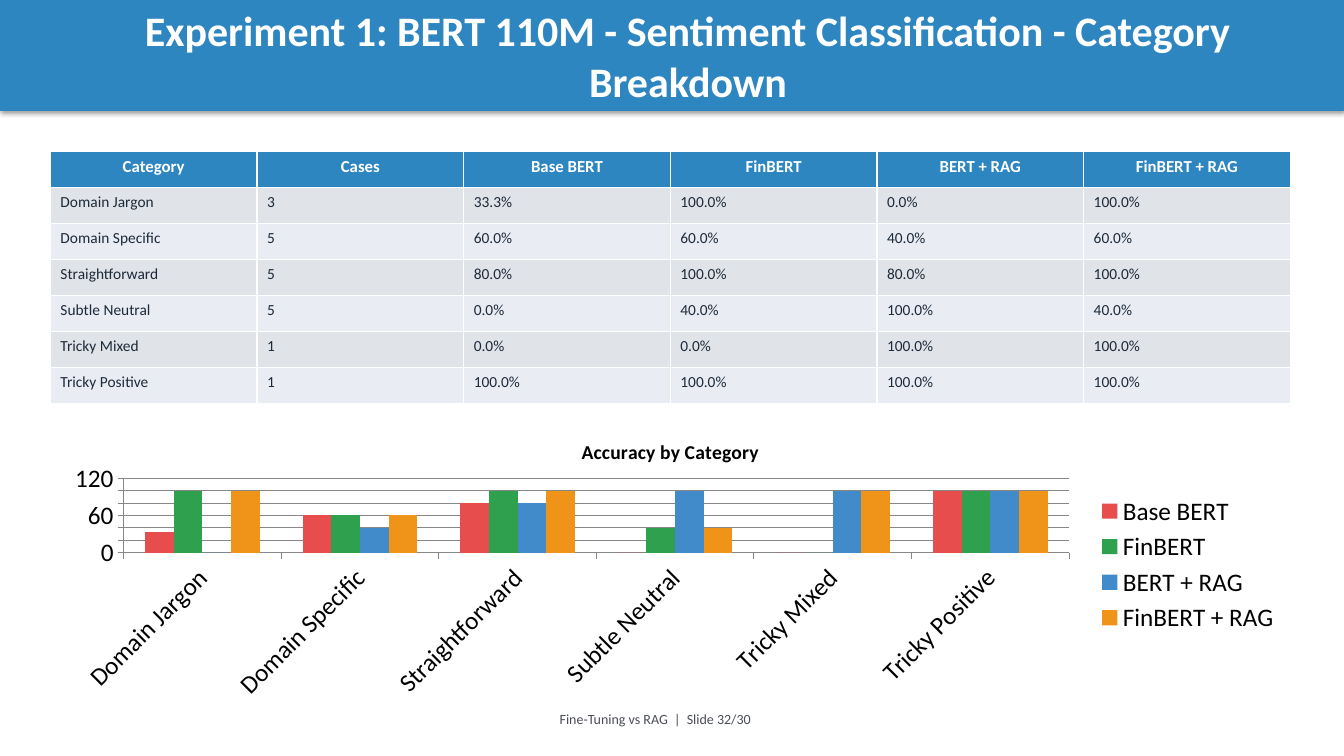
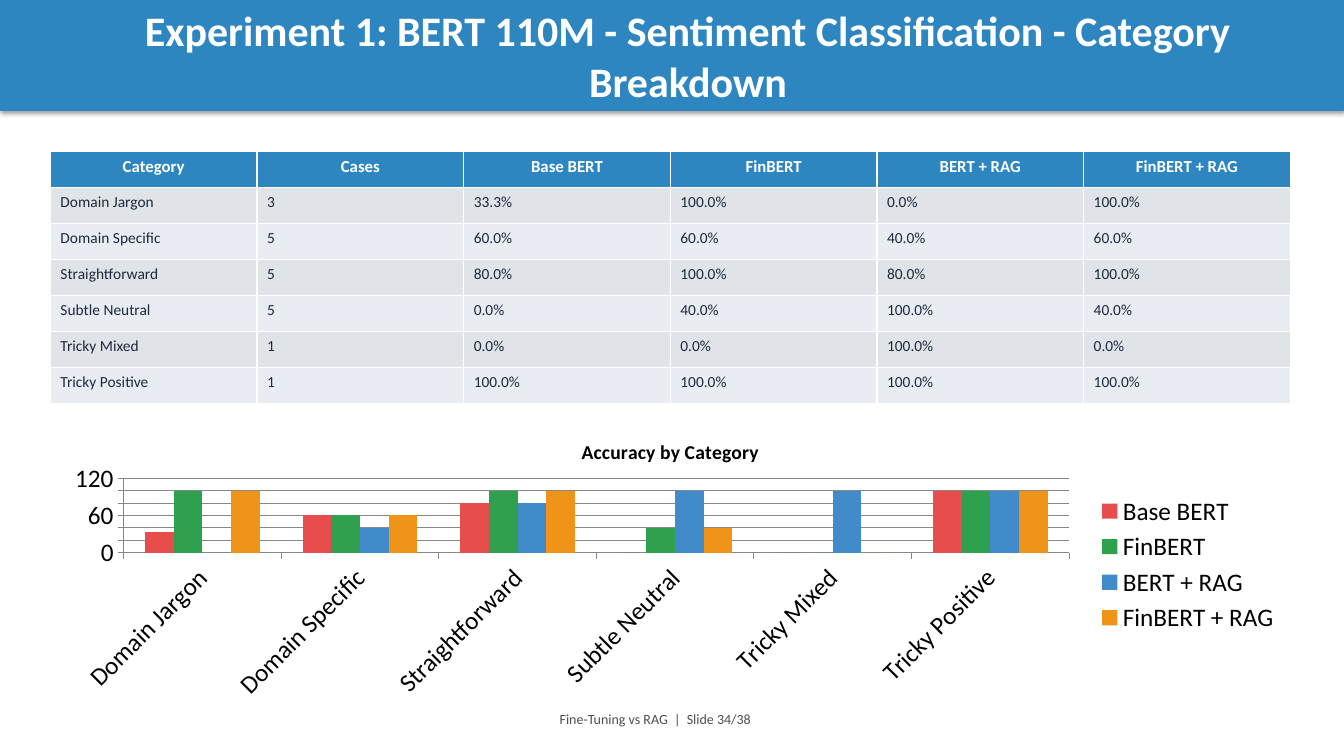
Before and after one commit to intelliswarm-ai/finetune-vs-rag, a slide deck: slide 34 of presentation.pptx (slide 32 before the commit). Drawn at 1344x756 pixels with LibreOffice and Linux fonts; fonts in the diff are those of the drawing. Boxes give left, top, right and bottom in pixels: in the first picture for what was removed or moved away, otherwise in the second. Text is boxed around its words. In the diff, an @@ line names an element or a change of style, - is before the commit and + after.

```diff
--- a/presentation.pptx
+++ b/presentation.pptx
@@ table at (x1=50, y1=151, x2=1291, y2=403) @@
-row 6, column 6: 100.0%
+row 6, column 6: 0.0%
@@ column chart at (x1=50, y1=423, x2=1291, y2=706) @@
@@ FinBERT + RAG, Tricky Mixed: 100 to 0 @@
@@ text at (x1=560, y1=714, x2=751, y2=727): text changed @@
-Fine-Tuning vs RAG | Slide 32/30
+Fine-Tuning vs RAG | Slide 34/38
```
Also in this commit, not shown: 39 other slides changed, 6 slides added, 8 other files.
